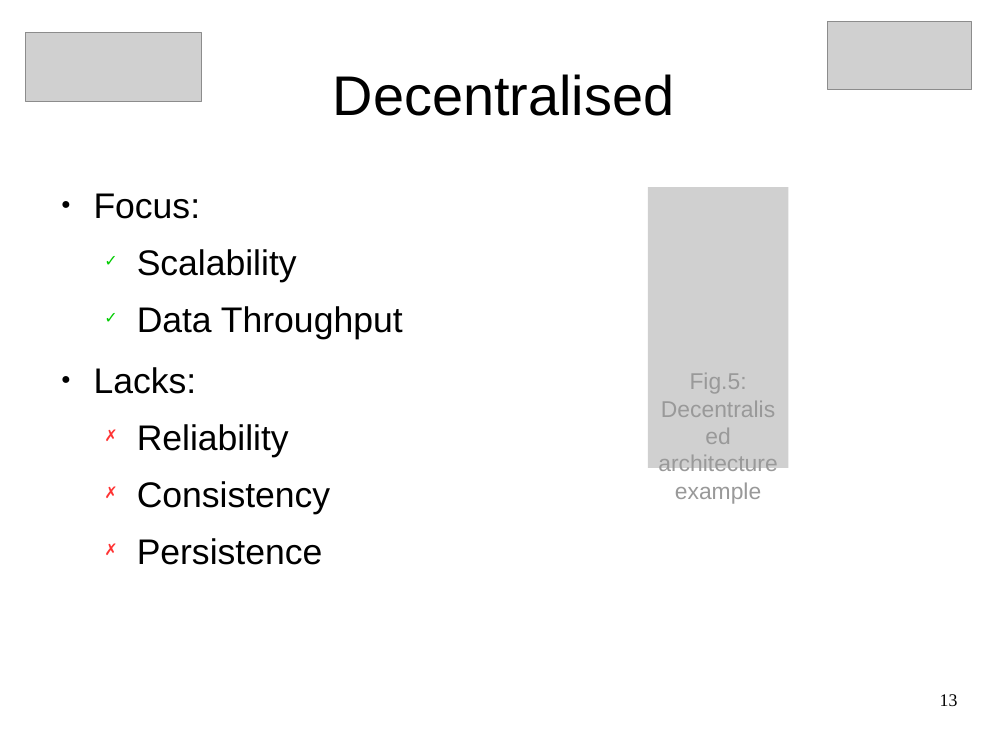
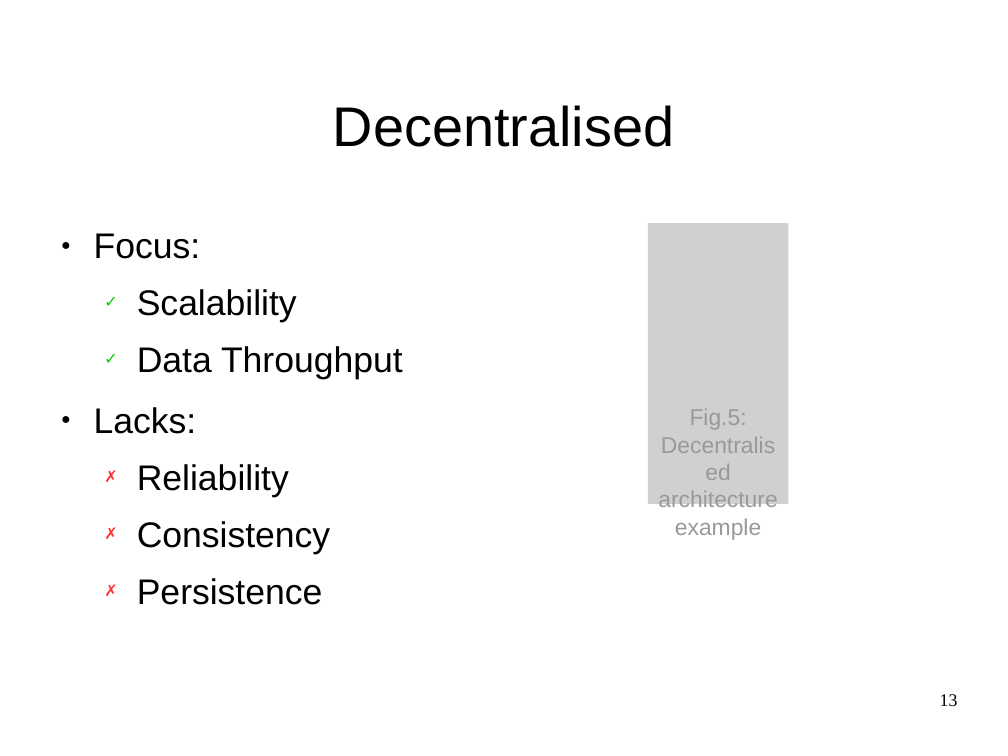
Before and after one commit to JGAntunes/pulsarcast, a slide deck: slide 13 of project-report/presentation.odp. Drawn at 1008x756 pixels with LibreOffice and Linux fonts; fonts in the diff are those of the drawing; grey boxes stand for pictures; background and template pictures are left out. Boxes give left, top, right and bottom in pixels: in the first picture for what was removed or moved away, otherwise in the second. Text is boxed around its words. In the diff, an @@ line names an element or a change of style, - is before the commit and + after.

```diff
--- a/project-report/presentation.odp
+++ b/project-report/presentation.odp
@@ picture removed at <box>829,22,973,90</box> @@
@@ picture removed at <box>26,33,201,102</box> @@
@@ title "Decentralised": place and size @@
-title "Decentralised" at <box>333,74,674,116</box>
+title "Decentralised" at <box>333,105,674,147</box>
@@ text "Focus:": place and size @@
-text "Focus:" at <box>94,193,403,565</box>
+text "Focus:" at <box>94,233,403,605</box>
@@ picture "Fig.5: Decentralised architecture example": place and size @@
-picture "Fig.5: Decentralised architecture example" at <box>649,188,789,468</box>
+picture "Fig.5: Decentralised architecture example" at <box>649,223,789,504</box>
```
Also in this commit, not shown: 14 other slides changed, 6 slides added.
